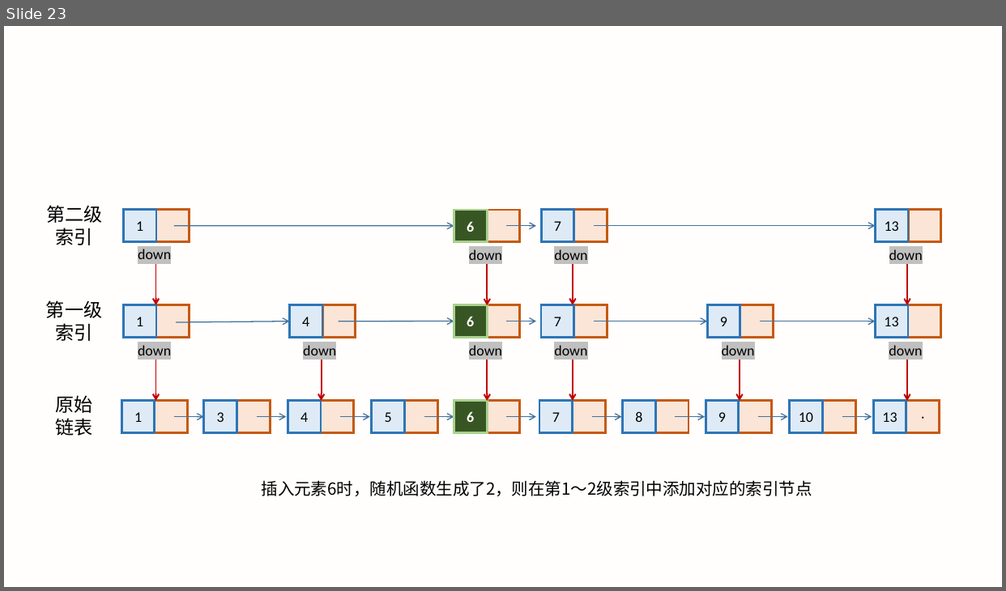
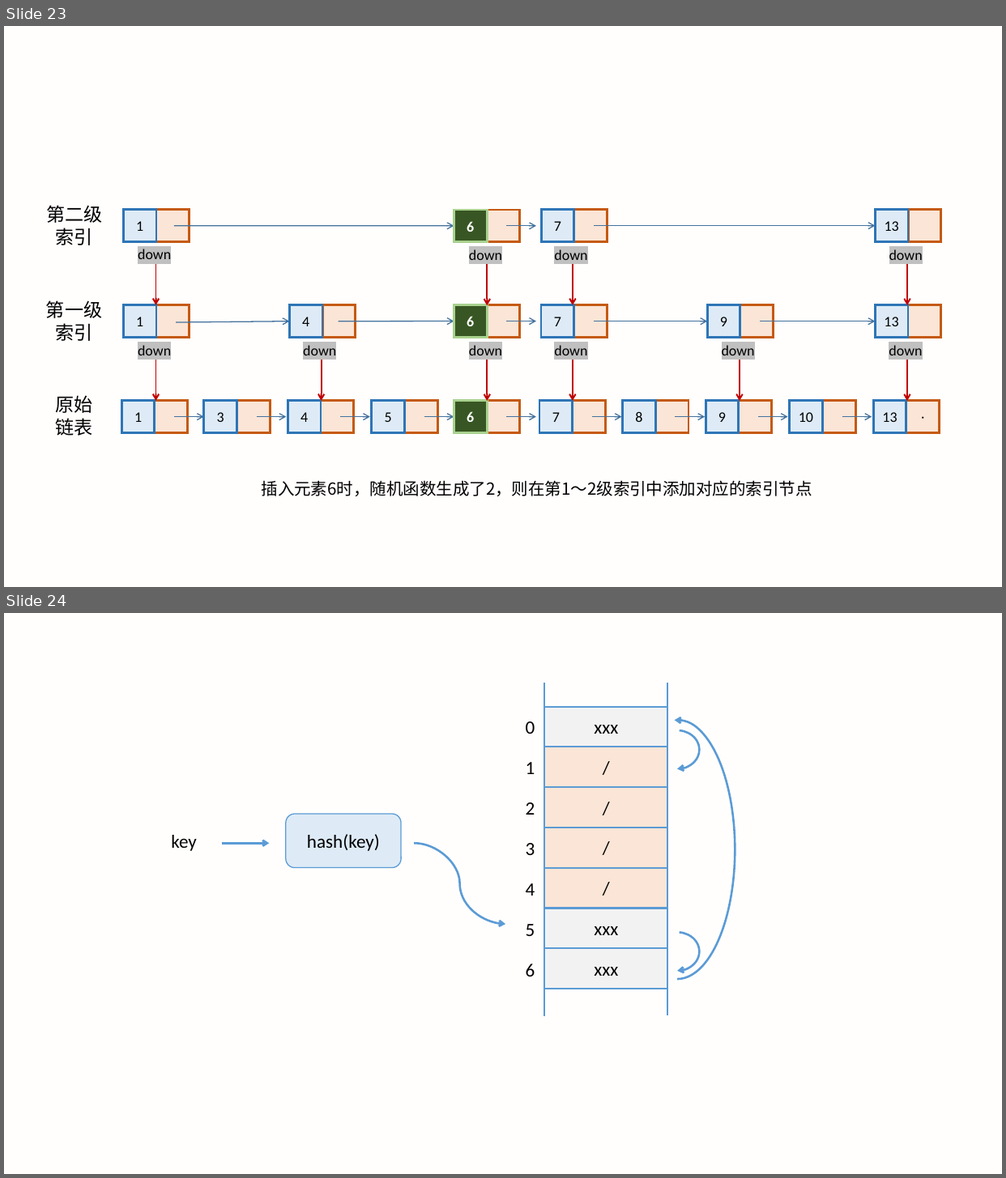
Before and after one commit to LXMAJS/Documents, a slide deck: ForceTree/数据结构和算法/数据结构与算法之美/Images/数据结构与算法之美_笔记配图.pptx. Shown one above the other, each under a label of ours: slide 23 before the commit, slides 23 and 24 after it. The pictures are 1006x591 and 1006x1178 pixels, drawn with LibreOffice and Linux fonts; fonts in the diff are those of the drawing. Boxes give left, top, right and bottom in pixels: in the first picture for what was removed or moved away, otherwise in the second. Text is boxed around its words. In the diff, an @@ line names an element or a change of style, - is before the commit and + after.

```diff
--- a/ForceTree/数据结构和算法/数据结构与算法之美/Images/数据结构与算法之美_笔记配图.pptx
+++ b/ForceTree/数据结构和算法/数据结构与算法之美/Images/数据结构与算法之美_笔记配图.pptx
@@ slide 24 added at bbox=[4, 613, 1002, 1174], background #FFF2CC at 4% opacity @@
@@ arc (boxed as its full ellipse) added at bbox=[620, 720, 735, 979], outline #5B9BD5 2 pt @@
@@ arc (boxed as its full ellipse) added at bbox=[656, 730, 700, 769], outline #5B9BD5 2 pt @@
@@ rounded rectangle added at bbox=[286, 814, 401, 867], fill #DEEBF7, outline #5B9BD5 1 pt, 18 pt, text #000000 @@
+hash(key)
@@ text added at bbox=[171, 835, 197, 851], 18 pt, text #000000 @@
+key
@@ arrow added from (222, 844) to (269, 844), #5B9BD5 2 pt @@
@@ curved arrow added from (414, 844) to (505, 924), #5B9BD5 2 pt @@
@@ arc (boxed as its full ellipse) added at bbox=[656, 932, 700, 971], outline #5B9BD5 2 pt @@
@@ group added at bbox=[526, 683, 668, 1016]: 7 rectangles, 7 texts, 2 lines @@
+xxx
+/
+/
+/
+/
+xxx
+xxx
+0
+1
+2
+3
+4
+5
+6
```
Also in this commit, not shown: 3 other slides added, 12 other files.
